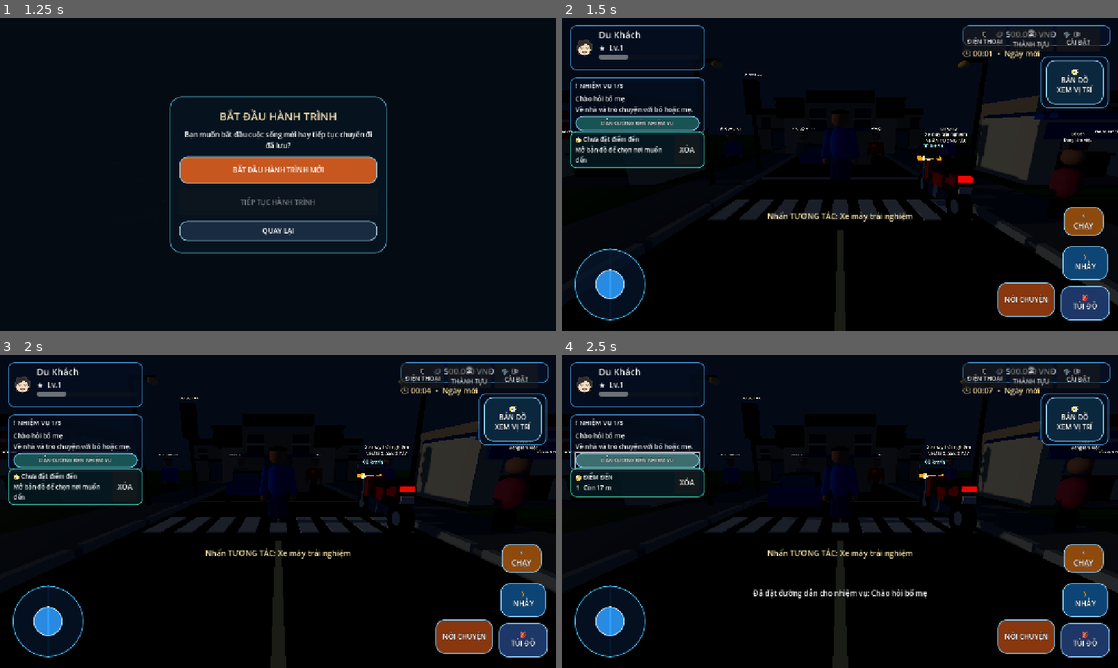
Above: before the commit, frames 1-4 (two rows, left to right).
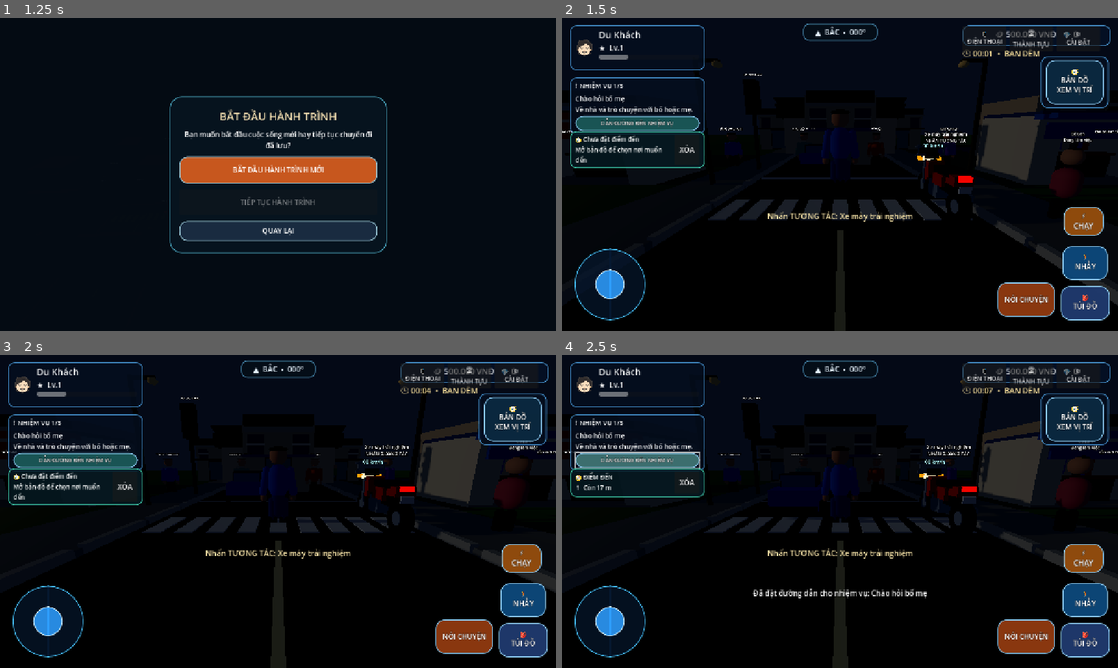
Above: after the commit, the same moments.

Repository: temu838655-dev/Vi-t-Nam-Du-L-ch
Game: Godot game, scene res://scenes/main.tscn
Two runs of this game, one before a commit and one after it. Both use one fixed random seed, a clock stepped at 60 frames per second and the inputs below.
Inputs:
- Up to frame 1 (1.25 s): click "▶ CHƠI NGAY" at 0.5 s
- Up to frame 2 (1.5 s): click "BẮT ĐẦU HÀNH TRÌNH MỚI" at 1.25 s
- Up to frame 3 (2 s): no input
- Up to frame 4 (2.5 s): click "DẪN ĐƯỜNG ĐẾN NHIỆM VỤ" at 2 s

Frame 1 is identical in both runs. In frame 2, 0.4% of the frame differs, in the area x 43-86%, y 1-13%; in frame 3, 0.4%; in frame 4, 0.4%.

Commit message:
Add live compass and time-of-day HUD

Diff:
--- a/Godot/scripts/mobile_hud.gd
+++ b/Godot/scripts/mobile_hud.gd
@@ -95,6 +95,7 @@
 var player: CharacterBody3D
 var status_label: Label
 var clock_label: Label
+var compass_label: Label
 var nearby_label: Label
 var message_label: Label
 var navigation_label: Label
@@ -219,6 +220,26 @@
 	clock_label.add_theme_font_size_override("font_size", 18)
 	clock_label.add_theme_color_override("font_color", Color(1.0, 0.9, 0.62))
 	ui_root.add_child(clock_label)
+
+	var compass_panel := Panel.new()
+	compass_panel.name = "CompassPanel"
+	compass_panel.set_anchors_preset(Control.PRESET_TOP_WIDE)
+	compass_panel.anchor_left = 0.5
+	compass_panel.anchor_right = 0.5
+	compass_panel.offset_left = -86.0
+	compass_panel.offset_right = 86.0
+	compass_panel.offset_top = 12.0
+	compass_panel.offset_bottom = 52.0
+	compass_panel.mouse_filter = Control.MOUSE_FILTER_IGNORE
+	compass_panel.add_theme_stylebox_override("panel", _hud_style(Color(0.015, 0.055, 0.09, 0.78), Color(0.36, 0.7, 0.88, 0.7)))
+	ui_root.add_child(compass_panel)
+	compass_label = Label.new()
+	compass_label.set_anchors_and_offsets_preset(Control.PRESET_FULL_RECT)
+	compass_label.horizontal_alignment = HORIZONTAL_ALIGNMENT_CENTER
+	compass_label.vertical_alignment = VERTICAL_ALIGNMENT_CENTER
+	compass_label.add_theme_font_size_override("font_size", 17)
+	compass_label.add_theme_color_override("font_color", Color(0.91, 0.96, 1.0))
+	compass_panel.add_child(compass_label)
 
 	# Top-right quick actions.
 	var top_actions := HBoxContainer.new()
@@ -813,7 +834,13 @@
 	if status_label:
 		status_label.text = "🪙 %s VNĐ   💎 0" % _format_money(GameState.wallet_vnd)
 	if clock_label:
-		clock_label.text = "🕒 " + GameState.get_world_clock_text() + "  •  Ngày mới"
+		var game_hour := int(floor(fposmod(GameState.world_time_seconds, 240.0) / 10.0))
+		var period := "BAN ĐÊM" if game_hour < 5 or game_hour >= 20 else ("BÌNH MINH" if game_hour < 7 else ("BUỔI SÁNG" if game_hour < 11 else ("BUỔI TRƯA" if game_hour < 14 else ("BUỔI CHIỀU" if game_hour < 18 else "HOÀNG HÔN"))))
+		clock_label.text = "🕒 %s  •  %s" % [GameState.get_world_clock_text(), period]
+	if compass_label and is_instance_valid(player):
+		var headings := ["BẮC", "ĐÔNG BẮC", "ĐÔNG", "ĐÔNG NAM", "NAM", "TÂY NAM", "TÂY", "TÂY BẮC"]
+		var heading_index := posmod(int(round(wrapf(player.rotation.y, -PI, PI) / (PI / 4.0))), 8)
+		compass_label.text = "▲  %s  •  %03d°" % [headings[heading_index], int(round(rad_to_deg(fposmod(player.rotation.y, TAU))))]
 	if interact_button and player and player.has_method("is_riding_vehicle"):
 		if player.is_riding_vehicle():
 			interact_button.text = "XUỐNG XE"
